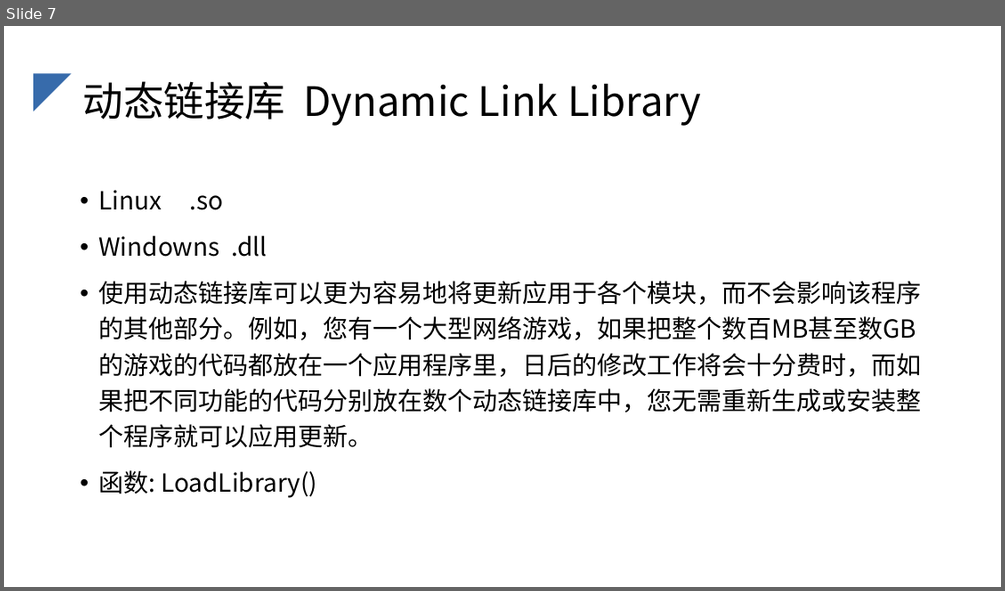
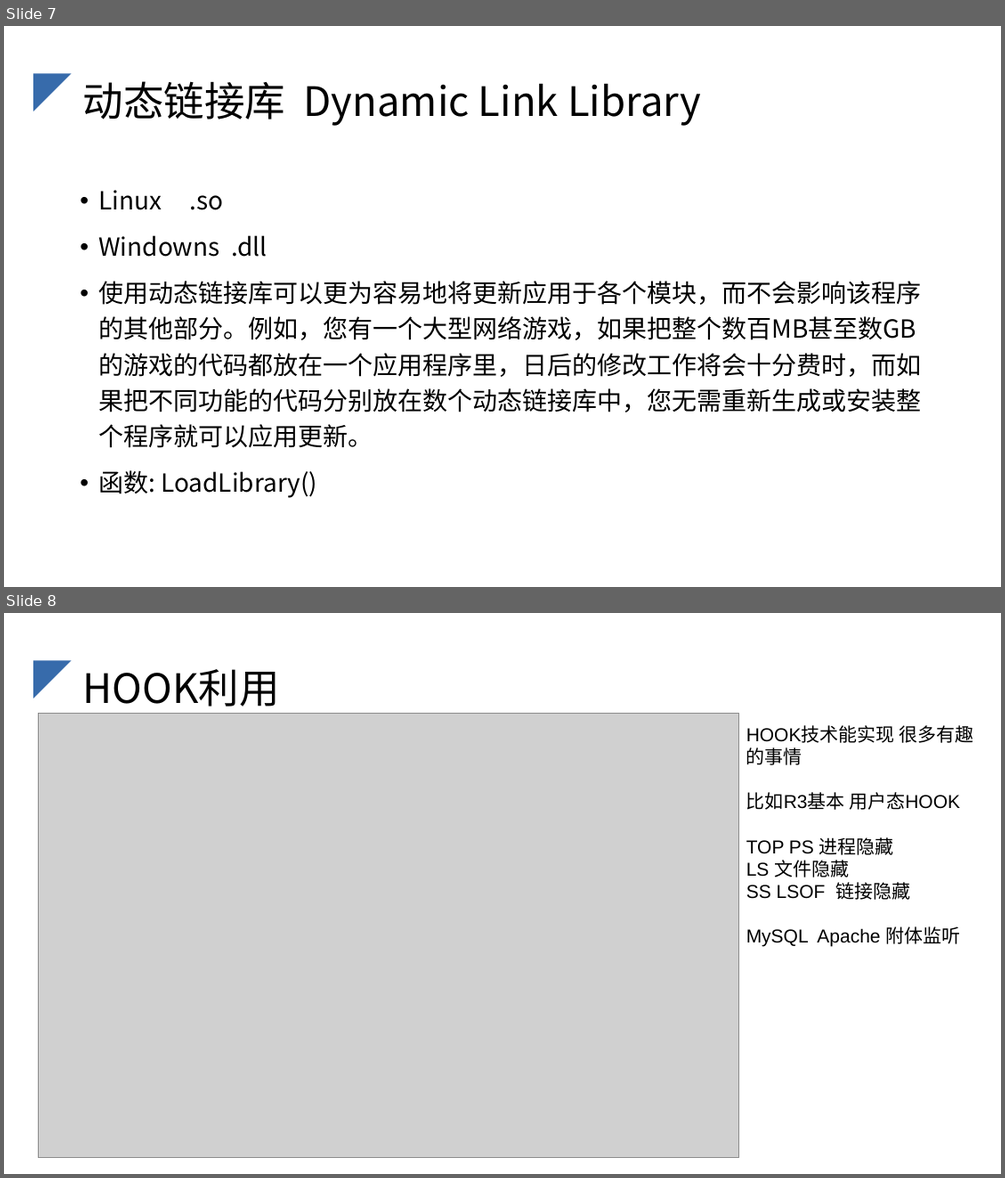
Before and after one commit to dollarkillerx/Reverse-engineering-ideas-sharing, a slide deck: wechat2/二进制安全.pptx. Shown one above the other, each under a label of ours: slide 7 before the commit, slides 7 and 8 after it. The pictures are 1005x591 and 1005x1178 pixels, drawn with LibreOffice and Linux fonts; fonts in the diff are those of the drawing; grey boxes stand for pictures. Boxes give left, top, right and bottom in pixels: in the first picture for what was removed or moved away, otherwise in the second. Text is boxed around its words. In the diff, an @@ line names an element or a change of style, - is before the commit and + after.

```diff
--- a/wechat2/二进制安全.pptx
+++ b/wechat2/二进制安全.pptx
@@ slide 8 added at (4,613,1001,1174), background #FFFFFF; not listed: 1 template element that a slide beside it also shows @@
@@ title added at (83,669,280,714), 39 pt, text #000000 @@
+HOOK利用
@@ picture added at (39,714,739,1158) @@
@@ text added at (746,725,973,947), 18 pt, text #000000 @@
+HOOK技术能实现 很多有趣的事情
+比如R3基本 用户态HOOK
+TOP PS 进程隐藏
+LS 文件隐藏
+SS LSOF 链接隐藏
+MySQL Apache 附体监听
```
Also in this commit, not shown: 4 other slides added, 34 other files.
